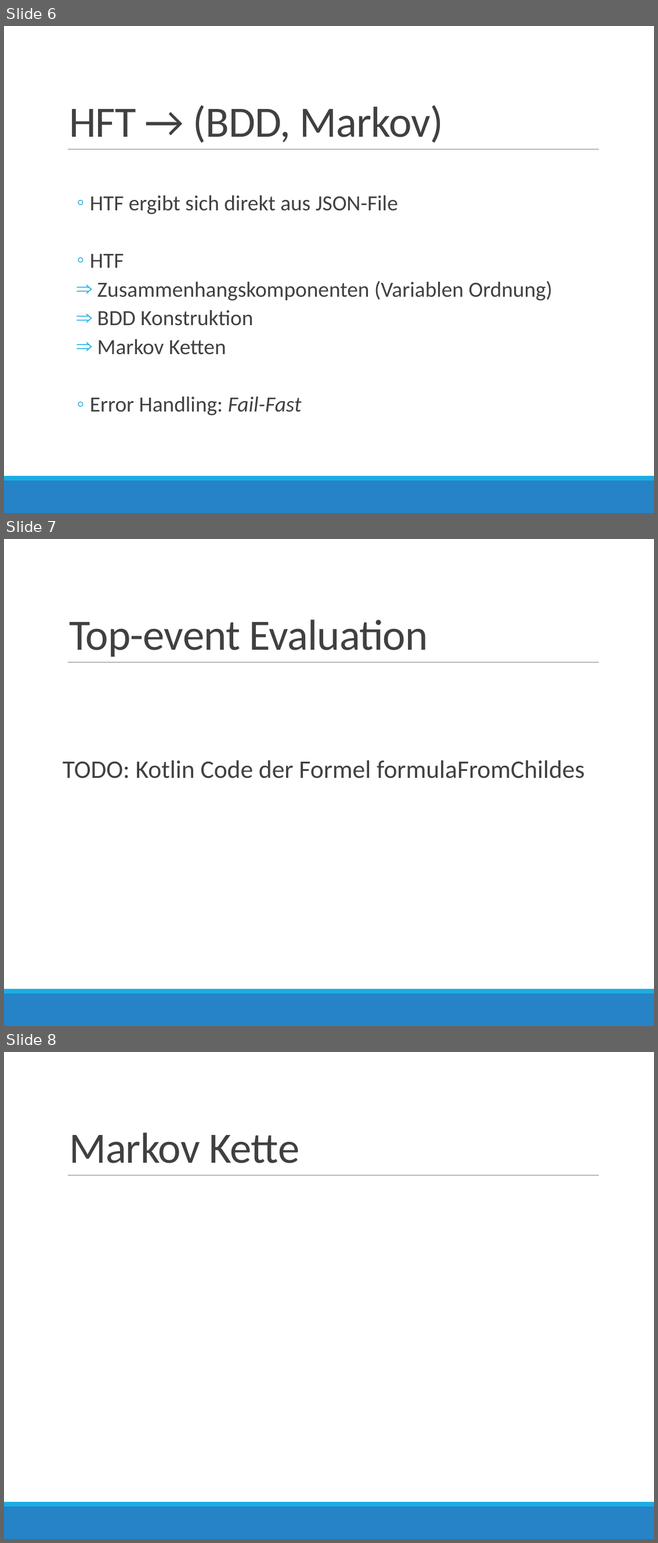
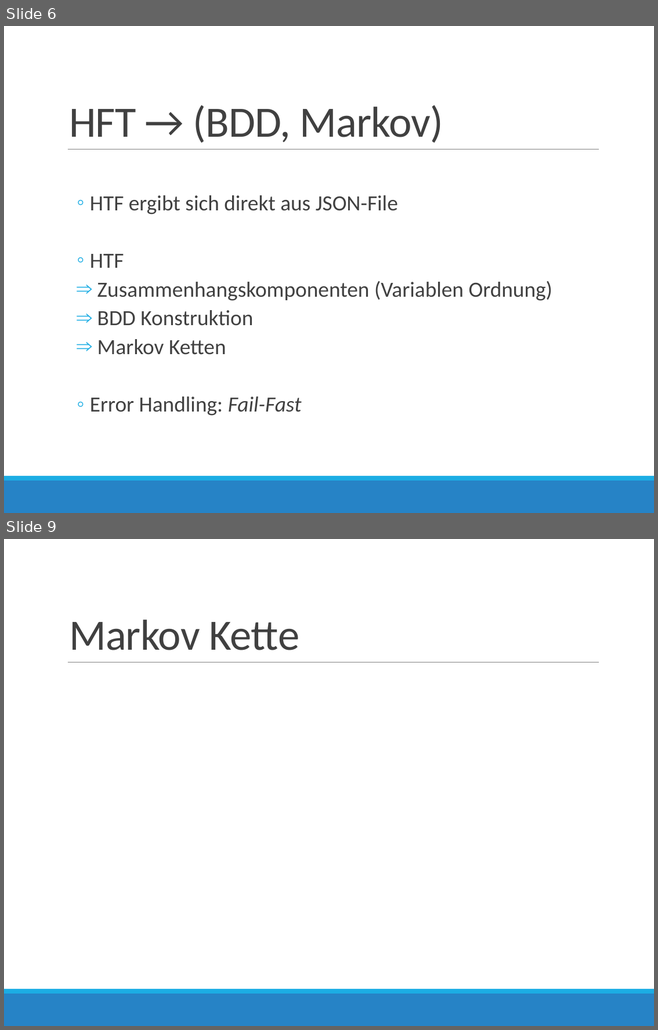
Before and after one commit to AndreMann90/fart_fssd, a slide deck: doc/Programmier-Projekt-Praesi.pptx. Shown one above the other, each under a label of ours: slides 6, 7 and 8 before the commit, slides 6 and 9 after it; the slides between them are not shown. The pictures are 658x1543 and 658x1030 pixels, drawn with LibreOffice and Linux fonts; fonts in the diff are those of the drawing; grey boxes stand for pictures. Boxes give left, top, right and bottom in pixels: in the first picture for what was removed or moved away, otherwise in the second. Text is boxed around its words. In the diff, an @@ line names an element or a change of style, - is before the commit and + after.

Commit message:
Ported Evaluation and TimeSeries Interface to Kotlin

```diff
--- a/doc/Programmier-Projekt-Praesi.pptx
+++ b/doc/Programmier-Projekt-Praesi.pptx
@@ slide 7 removed at <box>4,539,654,1026</box>, background #FFFFFF; not listed: 3 template elements that a slide beside it also shows @@
@@ title removed at <box>69,620,428,657</box> @@
-Top-event Evaluation
@@ text removed at <box>63,760,584,779</box> @@
-TODO: Kotlin Code der Formel formulaFromChildes
@@ what was slide 8 is now slide 9 @@
```
Also in this commit, not shown: 2 slides changed, 2 slides added, 10 other files.
